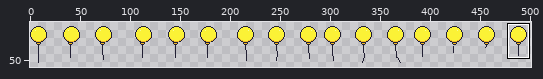
Two states of a pixel-art file, avatars/wearables_nondefault/accessory/other/balloon/balloon.aseprite. Above, an overview of the earlier version with the close-up marked.
Close-up. Earlier state:
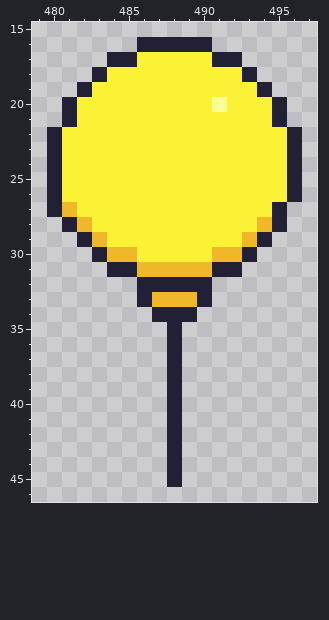
512x64 pixels, 1 frame. Shown: x 479..497, y 15..46. The wide view leaves out empty margins. The commit also changed other parts of the picture, which this record leaves out.
Once edited:
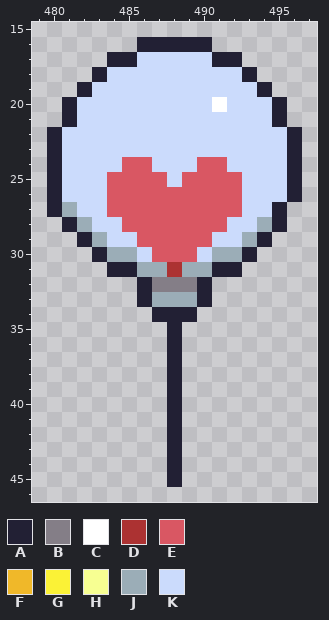
Palette (. is transparent): A #222034  B #847e87  C #ffffff  D #ac3232  E #d95763  F #f0b829  G #fbf236  H #f7ff92  J #9badb7  K #cbdbfc
What changed:
layer "deco" added
Changed rows in their new state; - is an unchanged pixel.
Layers "deco", "other_front":
first column x 481:
17 -----KKKKK-----
18 ---KKKKKKKKK---
19 --KKKKKKKKKKK--
20 -KKKKKKKKKCKKK-
21 -KKKKKKKKKKKKK-
22 KKKKKKKKKKKKKKK
23 KKKKKKKKKKKKKKK
24 KKKKEEKKKEEKKKK
25 KKKEEEEKEEEEKKK
26 KKKEEEEEEEEEKKK
27 JKKEEEEEEEEEKK-
28 -JKKEEEEEEEKKJ-
29 --JKKEEEEEKKJ--
30 ---JJKEEEKJJ---
31 -----JJDJJ-----
32 ------BBB------
33 ------JJJ------
Changed places in both close-ups, as pixel boxes (x1, y1, x2, y2):
changed: (62, 52, 287, 307)
